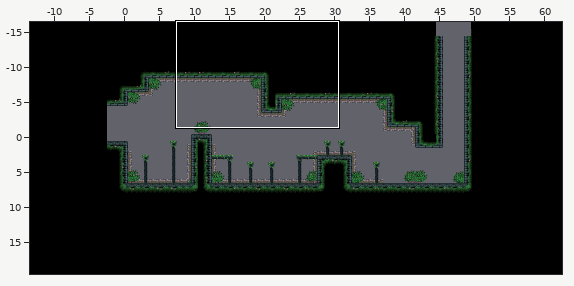
Tiled map, stored at Content/Maps/Gardens/gardens-5.tmx. The first picture is a wide view before the edit; the outline marks the close-up.
Close-up. The starting point:
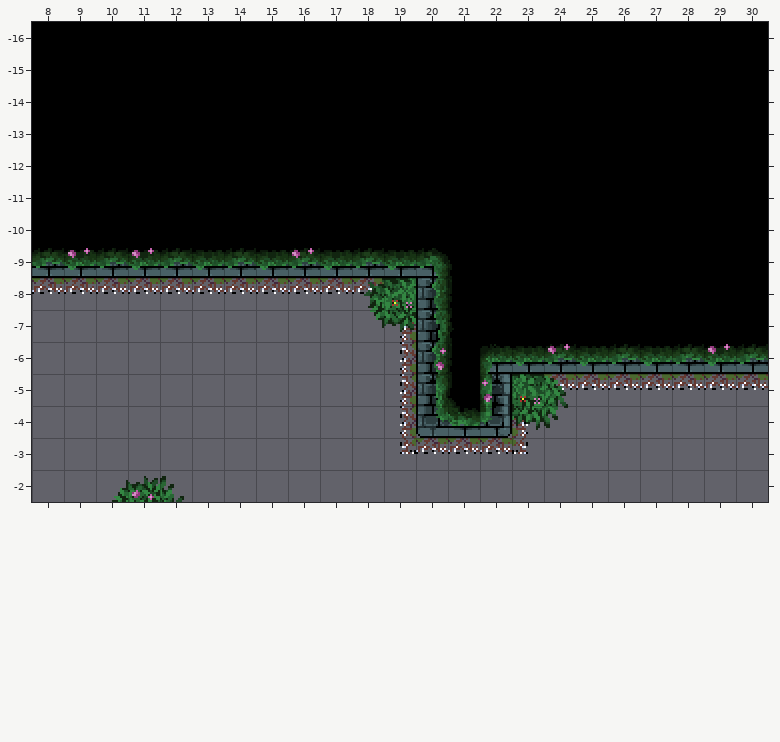
Cells are 16x16 px. Shown: x 8..30, y -16..-2.
Now the later version:
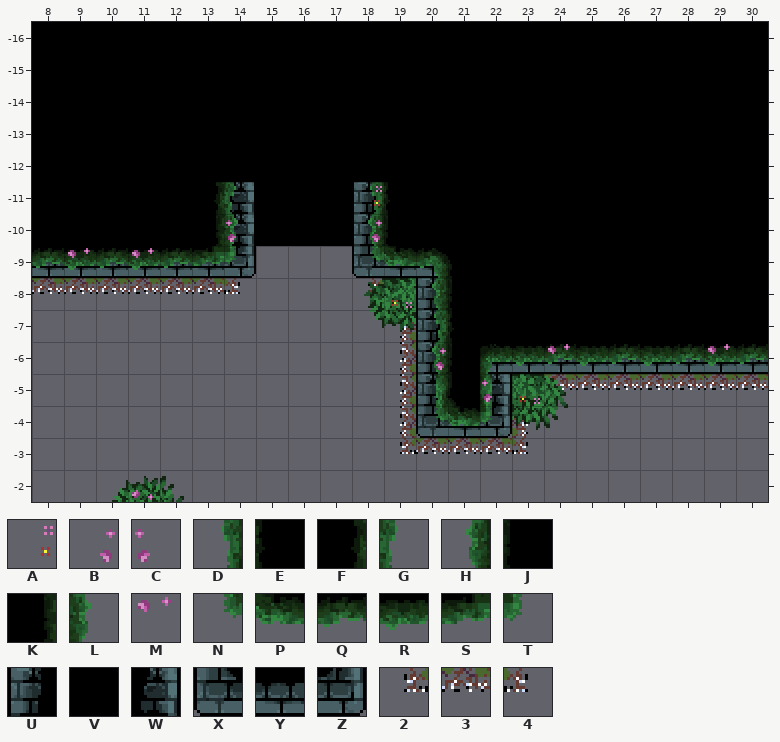
Key: from "Atlas": A 21, B 69, C 70, D 111, E 112, F 115, G 116, H 159, J 160, K 163, L 164, M 166, N 255, P 256, Q 257, R 258, S 259, T 260, U 1062, V 1063, W 1064, X 1110, Y 1111, Z 1112, 2 1216, 3 1217, 4 1218.
_ is an empty cell, # one hidden under a higher layer.
Diff:
{"where": "layer \"Spikes\""}
{"y":-8,"x":14,"old":"33333","new":"4___2"}
{"where": "layer \"Main\""}
{"y":-11,"x":14,"old":"V","new":"W"}
{"y":-11,"x":18,"old":"V","new":"U"}
{"y":-10,"x":14,"old":"#","new":"W"}
{"y":-10,"x":18,"old":"#","new":"U"}
{"y":-9,"x":14,"old":"YYYYY","new":"Z___X"}
{"where": "layer \"Grass\""}
{"y":-11,"x":13,"old":"__","new":"FG"}
{"y":-11,"x":18,"old":"__","new":"DE"}
{"y":-10,"x":13,"old":"VV","new":"KL"}
{"y":-10,"x":18,"old":"VV","new":"HJ"}
{"y":-9,"x":13,"old":"RQRQRQR","new":"ST___NP"}
{"where": "layer \"Flowers\""}
{"y":-11,"x":18,"old":"_","new":"A"}
{"y":-10,"x":14,"old":"_","new":"C"}
{"y":-10,"x":18,"old":"_","new":"B"}
{"y":-9,"x":16,"old":"M","new":"_"}
{"label":"changed","picture_box":[192,182,416,294]}
